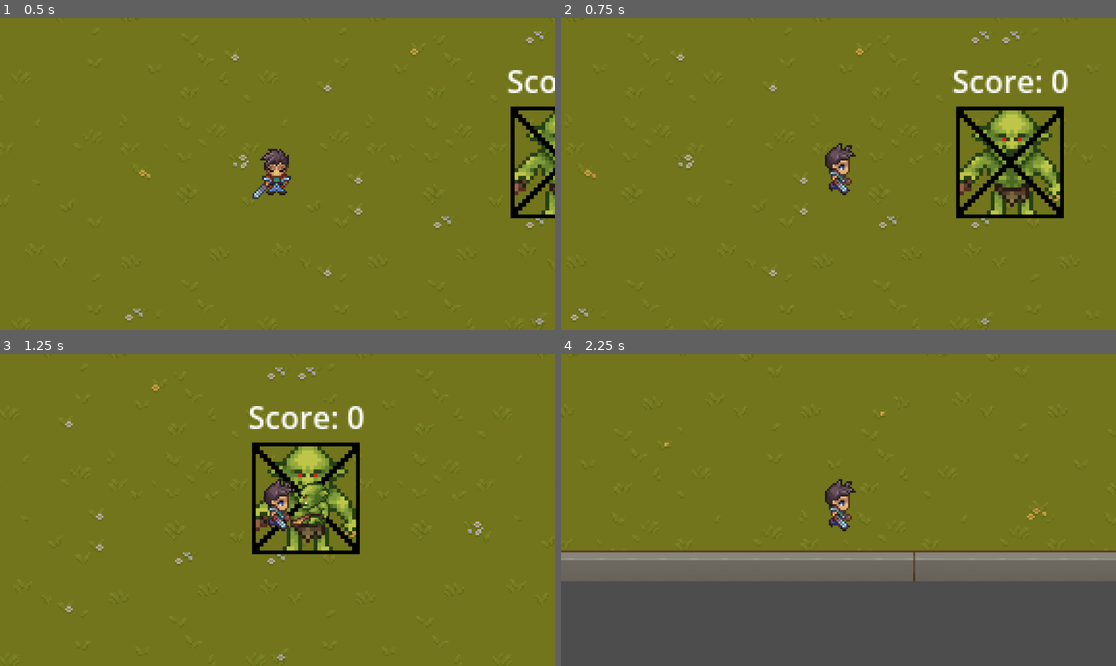
Above: before the commit, frames 1-4 (two rows, left to right).
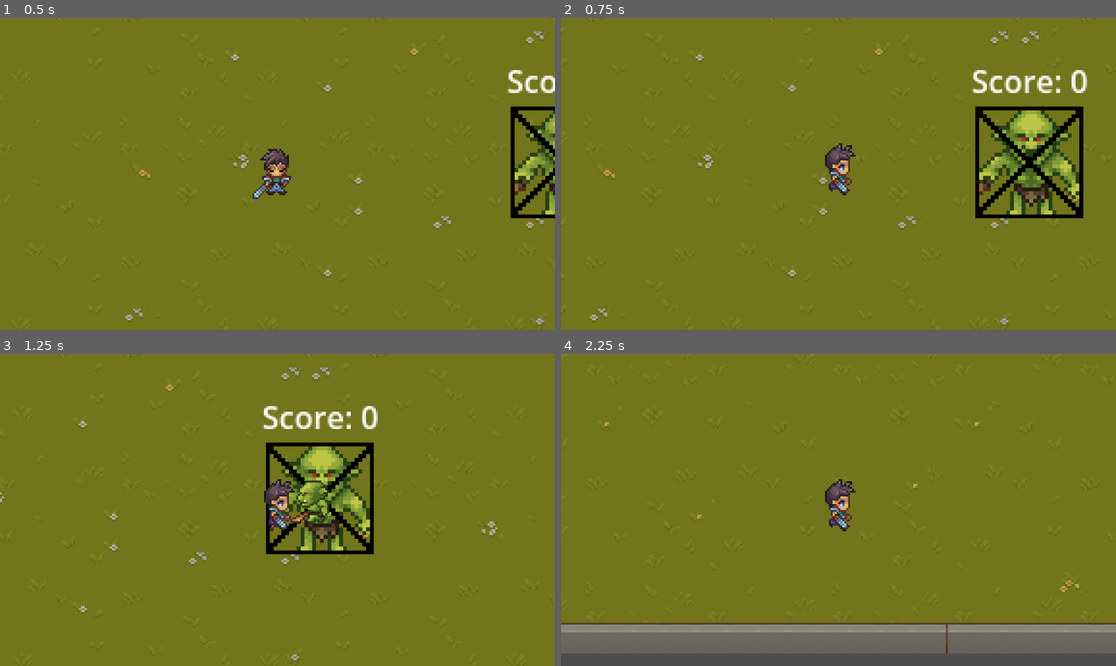
Above: after the commit, the same moments.

Repository: oa22010/Godot-12dgt-Game
Game: Godot game, scene res://scenes/game.tscn
Same seed, same stepped clock (60 frames per second), same inputs: the game is played once before the commit and once after it.
Inputs:
- Up to frame 1 (0.5 s): no input
- Up to frame 2 (0.75 s): tap Enter at 0.5 s; hold D (right) from 0.53 s (still down)
- Up to frame 3 (1.25 s): keep holding D (right)
- Up to frame 4 (2.25 s): release D (right) at 1.28 s; hold S (down) 1.28-2.03 s; hold D (right) from 2.03 s (still down)

Frame 1 is identical in both runs. In frame 2, 7.9% of the frame differs, in the area x 1-95%, y 4-99%; in frame 3, 6.9%; in frame 4, 33%, in the area x 0-100%, y 17-96%.

Commit message:
Speed adjustments
Decreased enemy and player movement speeds as per stakeholder feedback

Diff:
--- a/scripts/enemy.gd
+++ b/scripts/enemy.gd
@@ -1,6 +1,6 @@
 extends CharacterBody2D
 
-const SPEED = 80.0
+const SPEED = 50.0
 var player : Node2D
 var gold_prefab = preload("res://scenes/gold.tscn")
 @onready var animation = $AnimatedSprite2D
--- a/scripts/player.gd
+++ b/scripts/player.gd
@@ -1,6 +1,6 @@
 extends CharacterBody2D
 
-const SPEED = 300.0
+const SPEED = 250.0
 var score = 0
 var health = 3
 @onready var sword = $Sword
